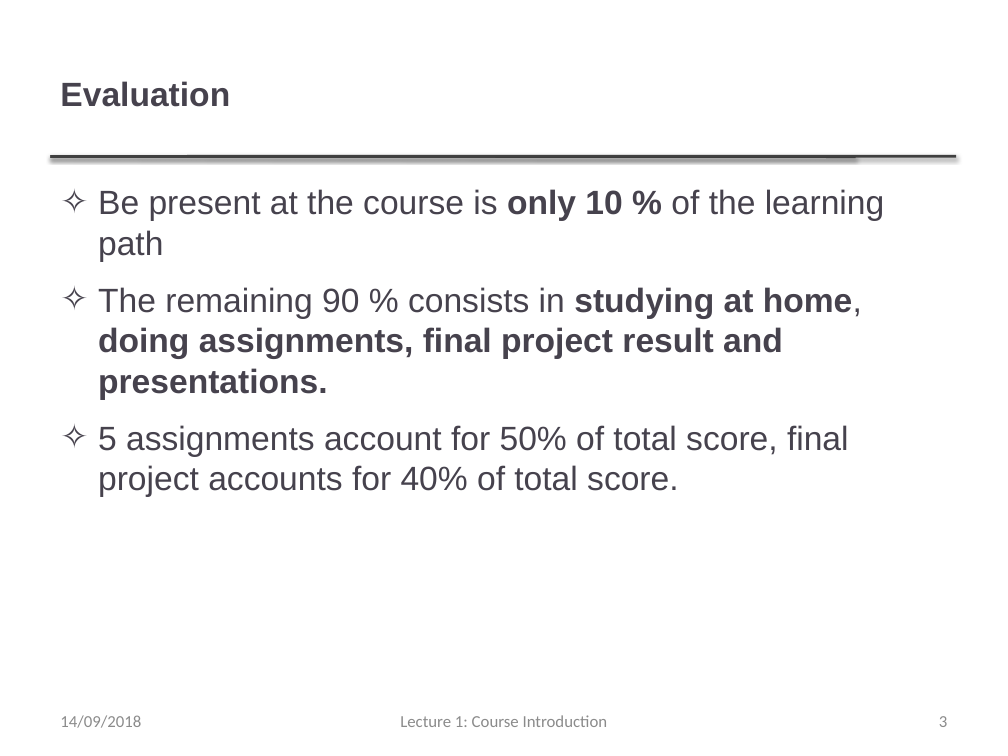
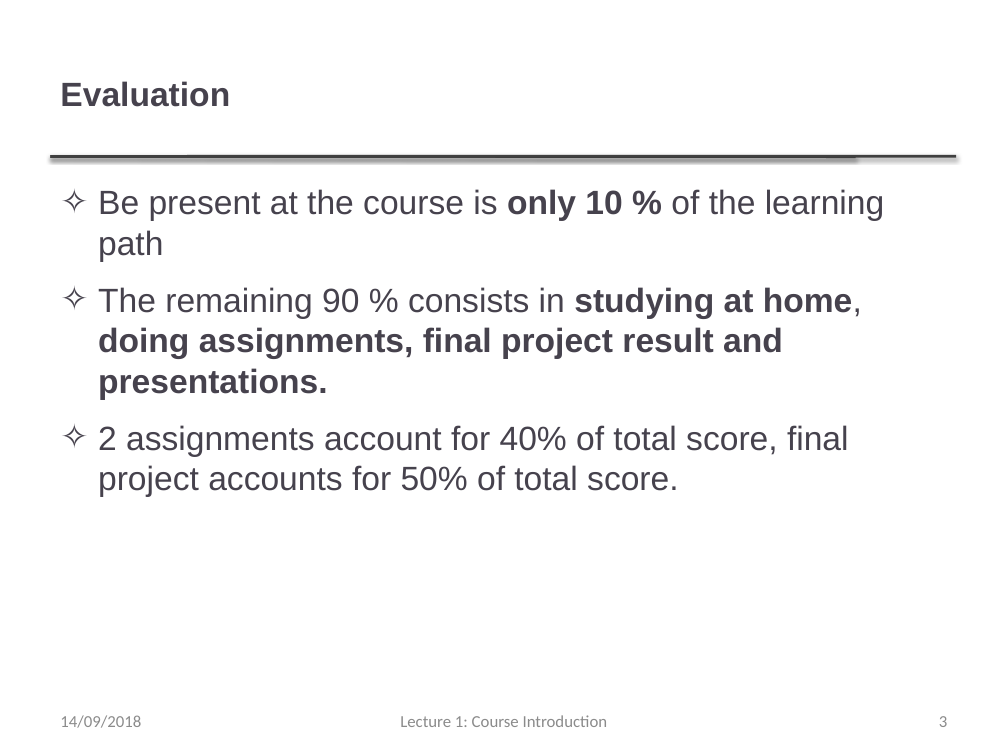
Before and after one commit to thanqminh/thanqminh.github.io, a slide deck: slide 3 of courses/oopjava/lecture1.pptx. Drawn at 1008x756 pixels with LibreOffice and Linux fonts; fonts in the diff are those of the drawing. Boxes give left, top, right and bottom in pixels: in the first picture for what was removed or moved away, otherwise in the second. Text is boxed around its words. In the diff, an @@ line names an element or a change of style, - is before the commit and + after.

```diff
--- a/courses/oopjava/lecture1.pptx
+++ b/courses/oopjava/lecture1.pptx
@@ text at <box>98,425,849,497</box>: text changed @@
-✧ 5 assignments account for 50% of total score, final project accounts for 40% of total score.
+✧ 2 assignments account for 40% of total score, final project accounts for 50% of total score.
```
Also in this commit, not shown: 5 other files.
